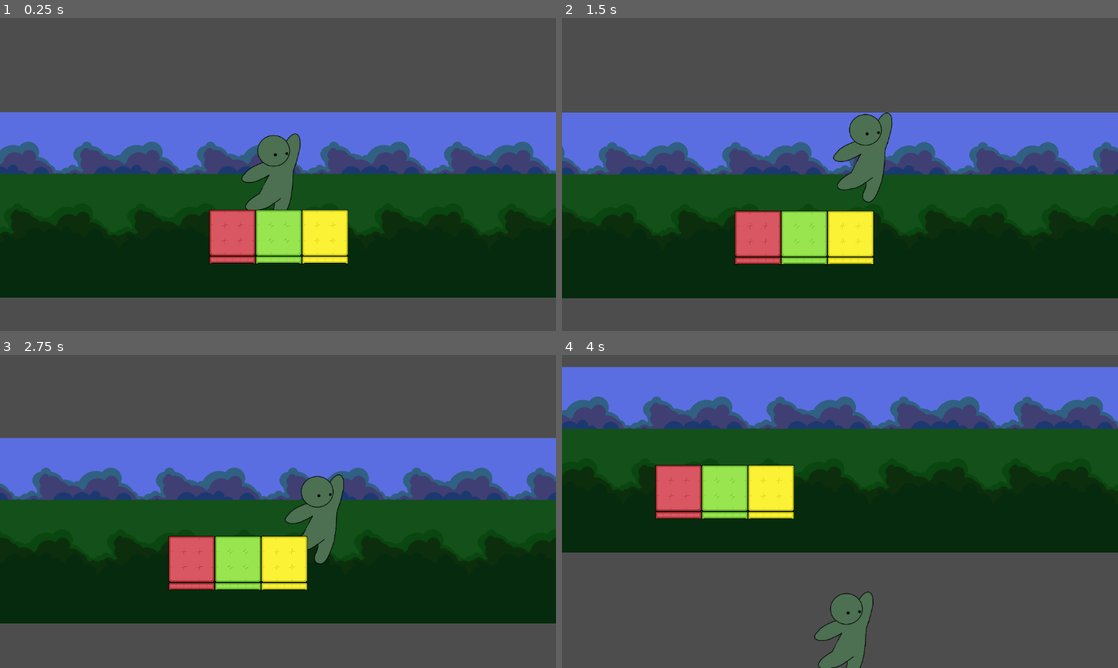
Above: before the commit, frames 1-4 (two rows, left to right).
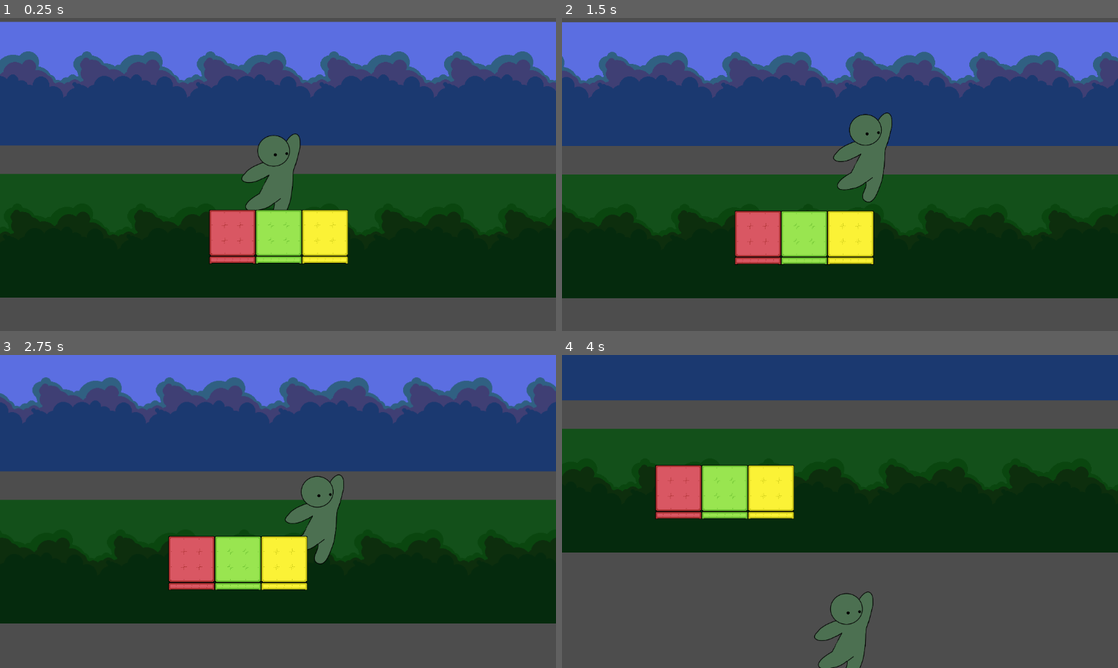
Above: after the commit, the same moments.

Repository: Red-Wool/CozyGameJam2025
Game: Godot game, scene res://world_scene.tscn
Same seed, same stepped clock (60 frames per second), same inputs: the game is played once before the commit and once after it.
Inputs:
- Up to frame 1 (0.25 s): no input
- Up to frame 2 (1.5 s): hold D (right) 0.53-1.28 s; tap W (glide) at 0.6, 1.35 s; tap Space (jump) at 0.77 s; hold A (left) from 1.28 s (still down)
- Up to frame 3 (2.75 s): tap Space (jump) at 1.52 s; release A (left) at 2.03 s; hold D (right) from 2.03 s (still down); tap W (glide) at 2.1 s
- Up to frame 4 (4 s): tap W (glide) at 2.85, 3.6 s; tap Space (jump) at 3.02, 3.77 s; release D (right) at 3.53 s; hold A (left) from 3.53 s (still down)

The runs differ from the first frame. In frame 1, 48% of the frame differs, in the area x 0-100%, y 1-50%; in frame 2, 47%; in frame 3, 46%; in frame 4, 24%.

Commit message:
New assets in, speed up objects not in yet

Diff:
--- a/world_scene.tscn
+++ b/world_scene.tscn
@@ -23,6 +23,7 @@
 [node name="Background" type="Node2D" parent="."]
 
 [node name="Background" type="Parallax2D" parent="Background"]
+scroll_offset = Vector2(0, -374)
 repeat_size = Vector2(512, 0)
 repeat_times = 8
 
Binary file added: Assets/LittleGuyAssetPNG/littleDude1.png
Not shown, added: Assets/LittleGuyAssetPNG/littleDude1.png.import
Binary file added: Assets/LittleGuyAssetPNG/littleDude2.png
Not shown, added: Assets/LittleGuyAssetPNG/littleDude2.png.import
Binary file added: Assets/LittleGuyAssetPNG/littleDude3.png
Not shown, added: Assets/LittleGuyAssetPNG/littleDude3.png.import
Binary file added: Assets/UI/fallbg.png
Not shown, added: Assets/UI/fallbg.png.import
Binary file added: Assets/UI/leaf title.png
Not shown, added: Assets/UI/leaf title.png.import
Binary file added: Assets/UI/playbutton.png
Not shown, added: Assets/UI/playbutton.png.import
(and 4 more such lines)
